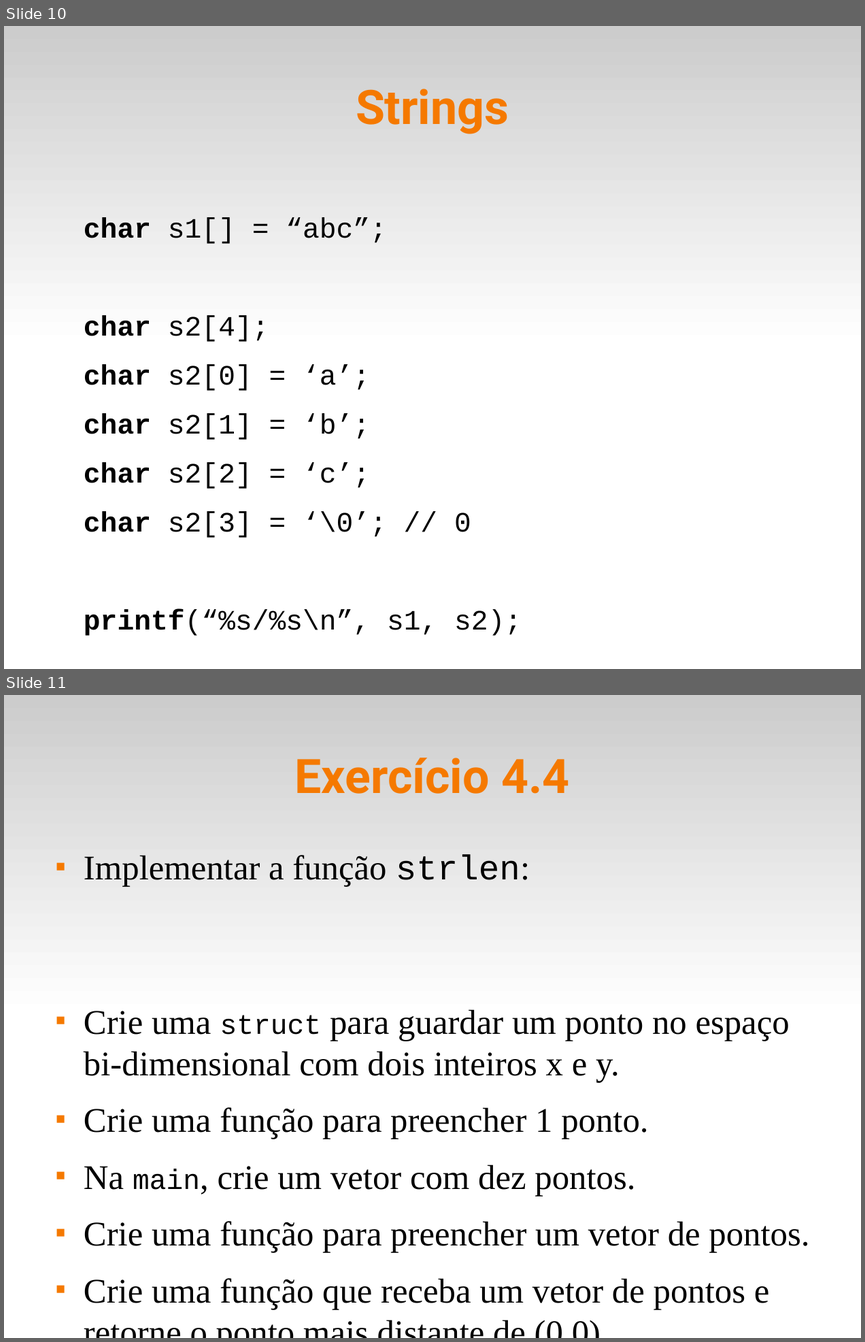
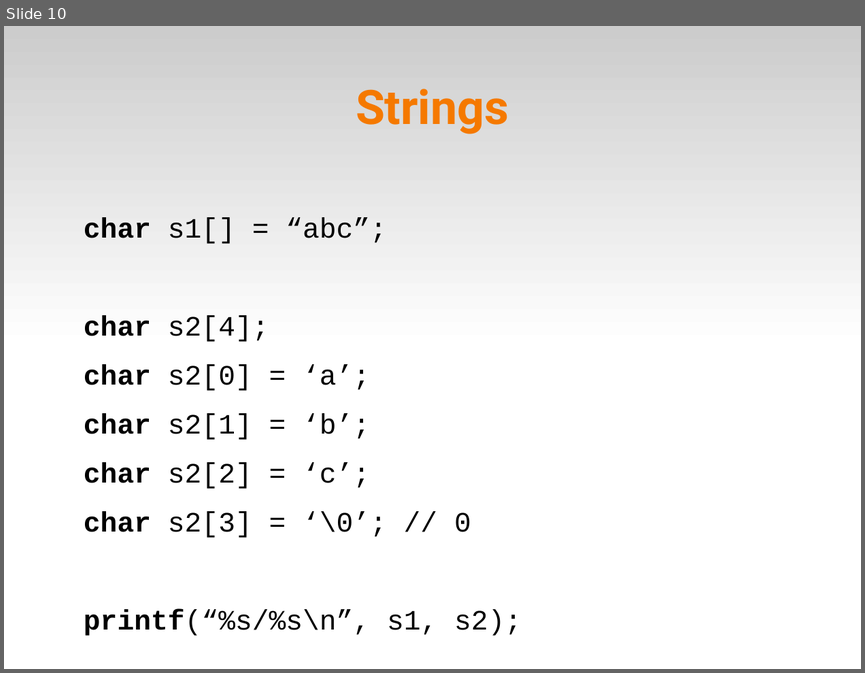
Before and after one commit to fsantanna-uerj/LP1, a slide deck: Slides/lp1-06-vetores.odp. Shown one above the other, each under a label of ours: slides 10 and 11 before the commit, slide 10 after it. The pictures are 865x1342 and 865x673 pixels, drawn with LibreOffice and Linux fonts; fonts in the diff are those of the drawing. Boxes give left, top, right and bottom in pixels: in the first picture for what was removed or moved away, otherwise in the second. Text is boxed around its words. In the diff, an @@ line names an element or a change of style, - is before the commit and + after.

```diff
--- a/Slides/lp1-06-vetores.odp
+++ b/Slides/lp1-06-vetores.odp
@@ slide 11 removed at <box>4,695,861,1338</box>, background #FFFFFF; not listed: 1 template element that a slide beside it also shows @@
@@ title removed at <box>294,758,569,794</box> @@
-Exercício 4.4
@@ text removed at <box>84,855,809,1309</box> @@
-■ Implementar a função strlen:
-■ Crie uma struct para guardar um ponto no espaço bi-dimensional com dois inteiros x e y.
-■ Crie uma função para preencher 1 ponto.
-■ Na main, crie um vetor com dez pontos.
-■ Crie uma função para preencher um vetor de pontos.
-■ Crie uma função que receba um vetor de pontos e retorne o ponto mais distante de (0,0).
```
Also in this commit, not shown: 3 slides changed, 1 slide added, 2 other files.
